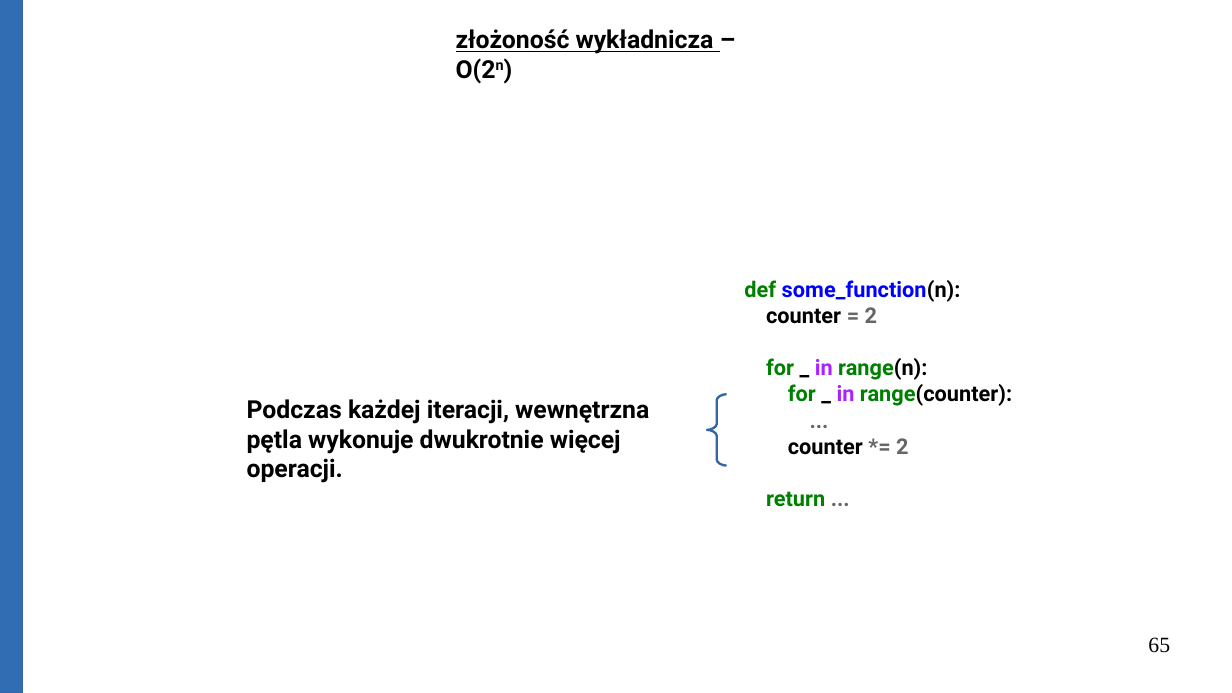
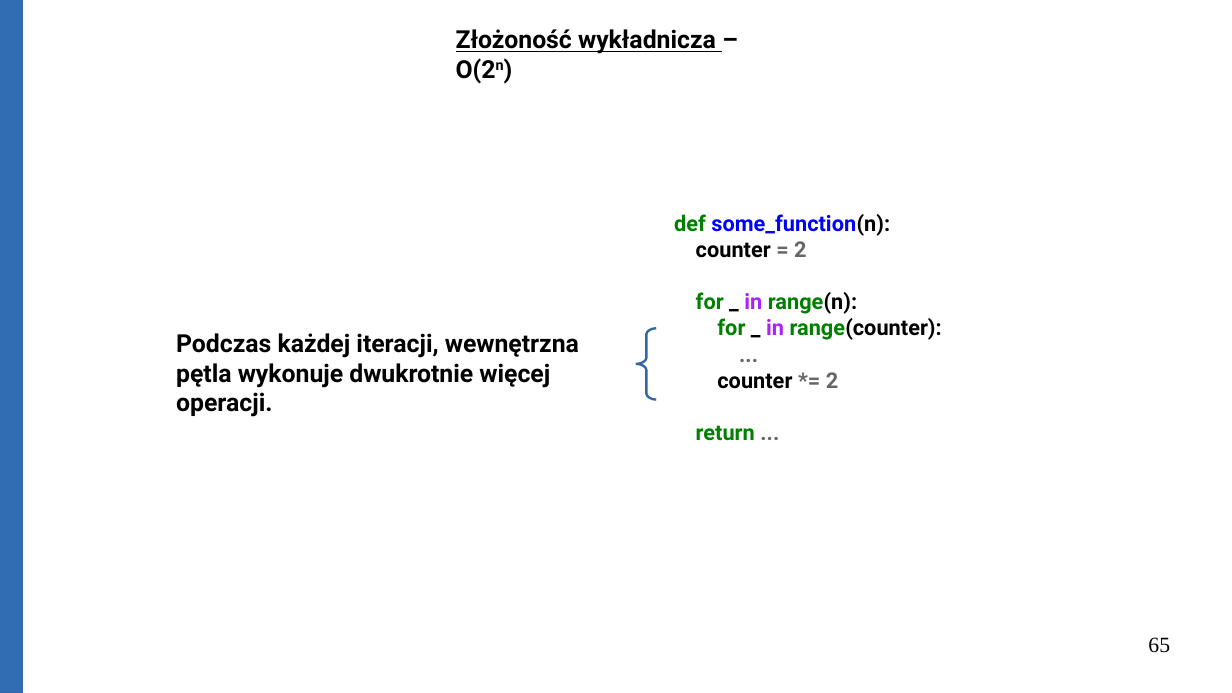
Before and after one commit to Michael-Wisniewski/algorithmic-workshop, a slide deck: slide 65 of Big_O.odp. Drawn at 1232x693 pixels with LibreOffice and Linux fonts; fonts in the diff are those of the drawing. Boxes give left, top, right and bottom in pixels: in the first picture for what was removed or moved away, otherwise in the second. Text is boxed around its words. In the diff, an @@ line names an element or a change of style, - is before the commit and + after.

```diff
--- a/Big_O.odp
+++ b/Big_O.odp
@@ text at bbox=[456, 29, 716, 84]: text changed @@
-złożoność wykładnicza – O(2n)
+Złożoność wykładnicza – O(2n)
@@ 2 texts, 1 freeform shape: place and size @@
-2 texts, 1 freeform shape at bbox=[247, 280, 1012, 507]
+2 texts, 1 freeform shape at bbox=[176, 214, 942, 441]
```
Also in this commit, not shown: 19 other slides changed, 3 slides added, 1 slide removed, 2 other files.
